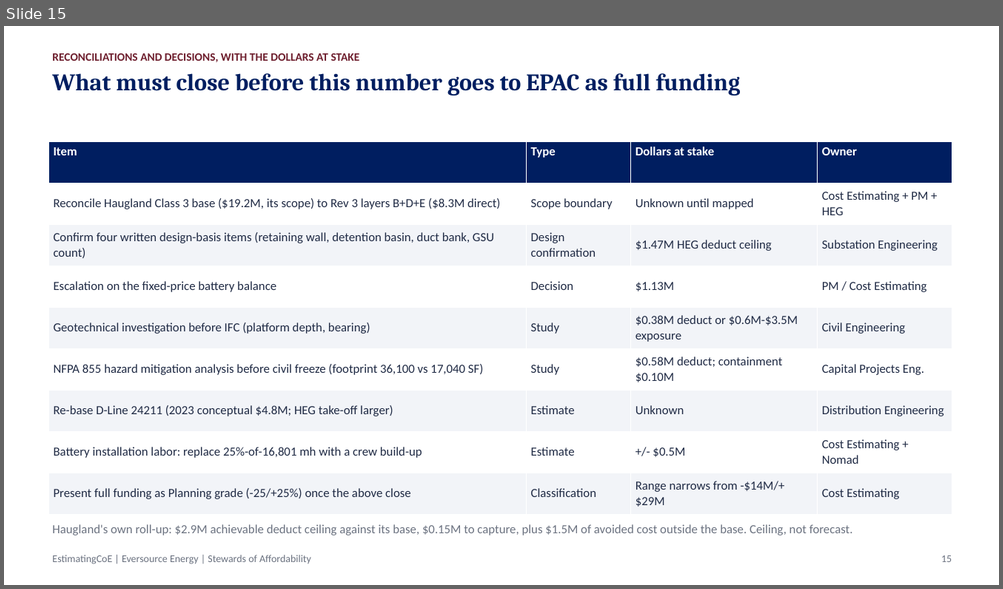
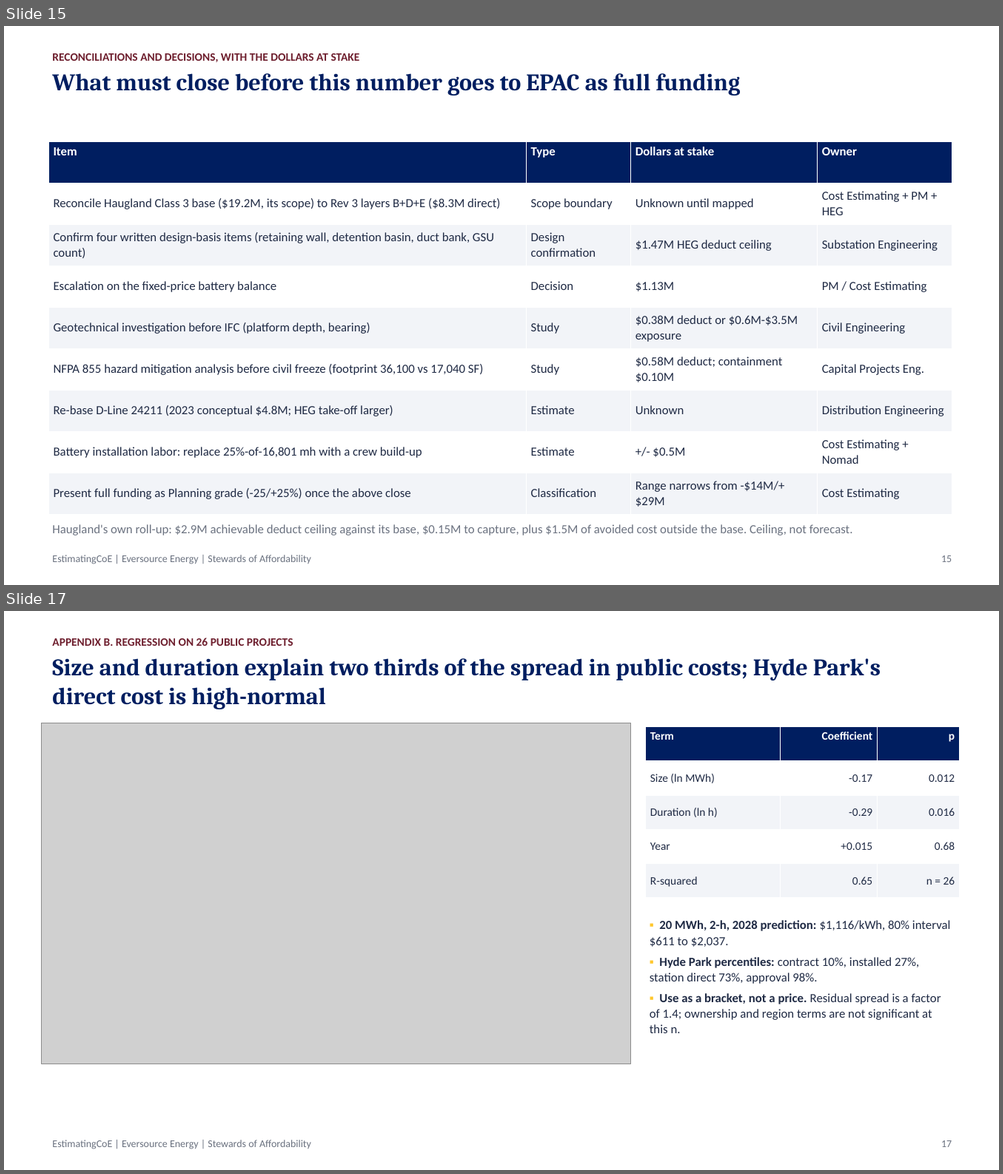
Before and after one commit to gbassaragh/BESS, a slide deck: Hyde Park BESS/6) Cost Analysis Deliverables/Hyde Park BESS - Cost Analysis Deck.pptx. Shown one above the other, each under a label of ours: slide 15 before the commit, slides 15 and 17 after it; the slides between them are not shown. The pictures are 1003x589 and 1003x1174 pixels, drawn with LibreOffice and Linux fonts; fonts in the diff are those of the drawing; grey boxes stand for pictures. Boxes give left, top, right and bottom in pixels: in the first picture for what was removed or moved away, otherwise in the second. Text is boxed around its words. In the diff, an @@ line names an element or a change of style, - is before the commit and + after.

```diff
--- a/Hyde Park BESS/6) Cost Analysis Deliverables/Hyde Park BESS - Cost Analysis Deck.pptx
+++ b/Hyde Park BESS/6) Cost Analysis Deliverables/Hyde Park BESS - Cost Analysis Deck.pptx
@@ slide 17 added at (4,611,999,1170), background #FFFFFF @@
@@ text added at (52,638,293,646), 11 pt, text #6E1F2E, bold @@
+APPENDIX B. REGRESSION ON 26 PUBLIC PROJECTS
@@ text added at (52,658,880,709), 23 pt, text #001E60, bold @@
+Size and duration explain two thirds of the spread in public costs; Hyde Park's direct cost is high-normal
@@ picture added at (41,723,631,1064) @@
@@ table added at (646,726,959,898), 5 rows, 3 columns @@
+Term | Coefficient | p
+Size (ln MWh) | -0.17 | 0.012
+Duration (ln h) | -0.29 | 0.016
+Year | +0.015 | 0.68
+R-squared | 0.65 | n = 26
@@ text added at (649,920,950,1034), 12 pt, text #1F2A44 @@
+▪ 20 MWh, 2-h, 2028 prediction: $1,116/kWh, 80% interval $611 to $2,037.
+▪ Hyde Park percentiles: contract 10%, installed 27%, station direct 73%, approval 98%.
+▪ Use as a bracket, not a price. Residual spread is a factor of 1.4; ownership and region terms are not significant at this n.
@@ text added at (52,1140,311,1150), 10 pt, text #6B7280 @@
+EstimatingCoE | Eversource Energy | Stewards of Affordability
@@ text added at (941,1141,951,1147), 10 pt, text #6B7280 @@
+17
```
Also in this commit, not shown: 2 other slides added, 22 other files.
